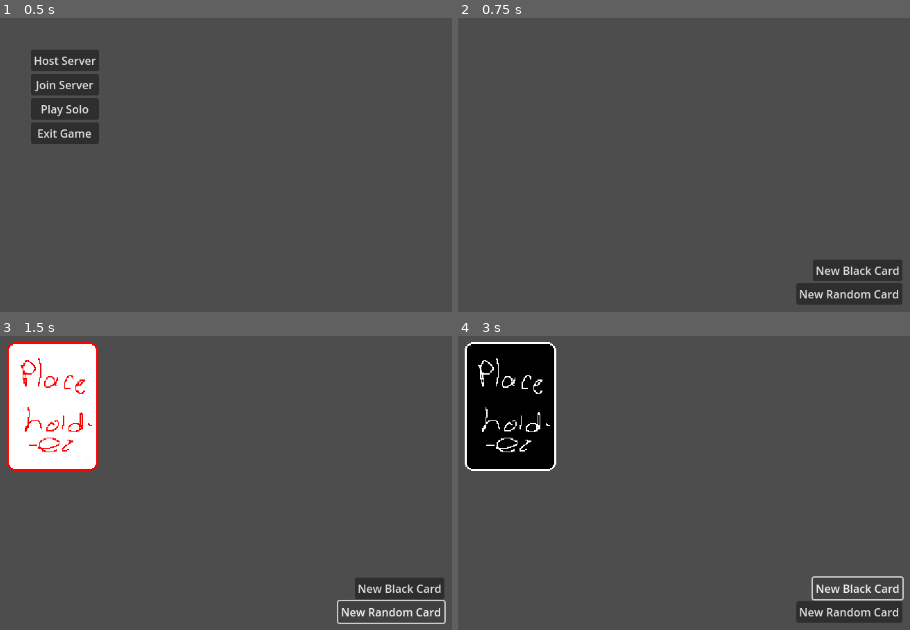
Above: before the commit, frames 1-4 (two rows, left to right).
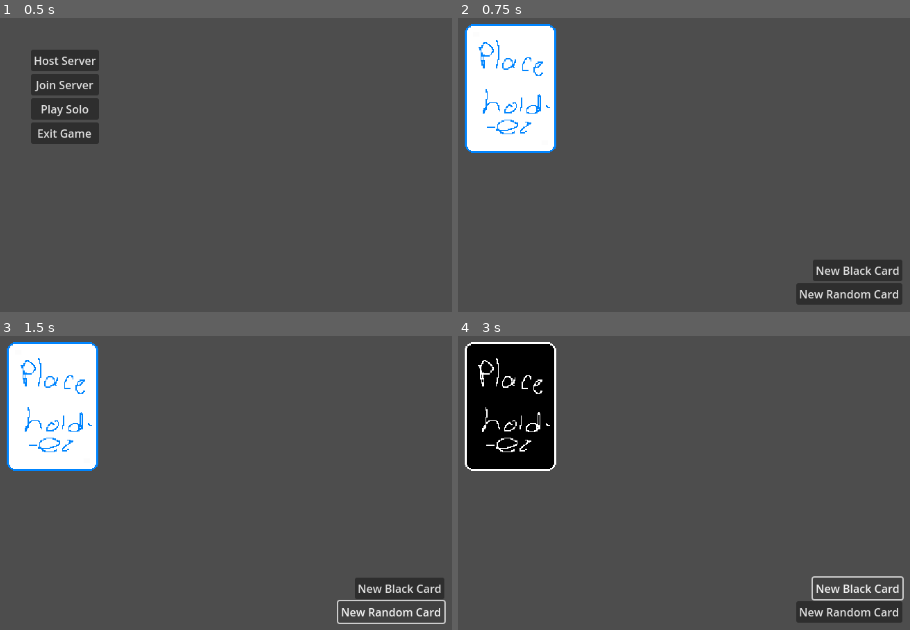
Above: after the commit, the same moments.

Repository: PathToEmpathy/Path-to-Empathy
Game: Godot game, scene res://NODE/main.tscn
Two runs of this game, one before a commit and one after it. Both use one fixed random seed, a clock stepped at 60 frames per second and the inputs below.
Inputs:
- Up to frame 1 (0.5 s): no input
- Up to frame 2 (0.75 s): click "Play Solo" at 0.5 s
- Up to frame 3 (1.5 s): click "New Random Card" at 1.25 s
- Up to frame 4 (3 s): click "New Random Card" at 2 s; click "New Black Card" at 2.75 s

Frame 1 is identical in both runs. In frame 2, 9.0% of the frame differs, in the area x 1-22%, y 2-46%; in frame 3, 1.5%; in frame 4, less than 0.1%.

Commit message:
Changed the card adding script to instanciate a packeged scene instead of making everyting new in the code

Diff:
--- /dev/null
+++ b/NODE/TableScene/card_base.tscn
@@ -0,0 +1,14 @@
+[gd_scene load_steps=3 format=3 uid="uid://bh0bec27jggg2"]
+
+[ext_resource type="Texture2D" uid="uid://dfci41j1m5ufo" path="res://Assets/PtE_Placeholders.png" id="1_5pdi3"]
+
+[sub_resource type="AtlasTexture" id="AtlasTexture_ooie7"]
+atlas = ExtResource("1_5pdi3")
+region = Rect2(0, 0, 88, 124)
+
+[node name="CardBase" type="Node2D"]
+scale = Vector2(1.5, 1.5)
+
+[node name="Sprite2D" type="Sprite2D" parent="."]
+texture_filter = 1
+texture = SubResource("AtlasTexture_ooie7")
--- a/NODE/TableScene/table_scene.tscn
+++ b/NODE/TableScene/table_scene.tscn
@@ -1,6 +1,7 @@
-[gd_scene load_steps=2 format=3 uid="uid://cdakrh2n32lne"]
+[gd_scene load_steps=3 format=3 uid="uid://cdakrh2n32lne"]
 
 [ext_resource type="Script" path="res://Script/card_spawner.gd" id="1_at4dj"]
+[ext_resource type="Script" path="res://Script/player_hand.gd" id="2_pk5cj"]
 
 [node name="TableScene" type="Node2D"]
 
@@ -8,6 +9,9 @@
 
 [node name="CardSpawner" type="Node" parent="."]
 script = ExtResource("1_at4dj")
+
+[node name="PlayerHand" type="Node" parent="."]
+script = ExtResource("2_pk5cj")
 
 [node name="NewCardButton" type="Button" parent="."]
 offset_left = 412.0
@@ -23,5 +27,7 @@
 offset_bottom = 278.0
 text = "New Black Card"
 
+[connection signal="request" from="PlayerHand" to="CardSpawner" method="_on_player_hand_request"]
+[connection signal="tree_entered" from="PlayerHand" to="PlayerHand" method="_on_tree_entered"]
 [connection signal="pressed" from="NewCardButton" to="CardSpawner" method="_on_new_card_button_pressed"]
 [connection signal="pressed" from="NewBlackCardButton" to="CardSpawner" method="_on_new_black_card_button_pressed"]
--- a/SCRIPT/card_spawner.gd
+++ b/SCRIPT/card_spawner.gd
@@ -1,31 +1,38 @@
 extends Node
 
-func new_base() -> Sprite2D:
-	var sprite: Sprite2D = Sprite2D.new()
-	sprite.texture = AtlasTexture.new()
-	sprite.texture.atlas = load("res://Assets/PtE_Placeholders.png")
-	sprite.texture_filter = 1
-	sprite.scale = Vector2(1.5,1.5)
-	return sprite
+var card_base = preload("res://Node/TableScene/card_base.tscn")
 
-func _on_new_card_button_pressed() -> void:
-	var card: Node2D = Node2D.new()
-	var sprite: Sprite2D = new_base()
+# Spanws a random blue or red card, based on a random number
+func spawn_random_card() -> void:
+	var card = card_base.instantiate()
+	var sprite = card.get_child(0)
 
+	# Generate a random number and decide card color accordingly
 	var num: int = randi() % 100
-	if num > 20:
+	# Percentage change of the new card being red
+	var threshold: int = 20
+
+	if num > threshold:
 		sprite.texture.region = Rect2(0, 0, 88, 124)
 	else:
 		sprite.texture.region = Rect2(88, 0, 88, 124)
 
-	card.add_child(sprite)
-	add_child.call_deferred(card)
+	# Add the sprite to the card node and the card node to the scene
+	get_node("/root/TableScene/PlayerHand").add_child(card)
 
-
-func _on_new_black_card_button_pressed() -> void:
-	var card: Node2D = Node2D.new()
-	var sprite: Sprite2D = new_base()
+func spawn_black_card() -> void:
+	var card = card_base.instantiate()
+	var sprite = card.get_child(0)
 
 	sprite.texture.region = Rect2(176, 0, 88, 124)
-	card.add_child(sprite)
-	add_child.call_deferred(card)
+	get_node("/root/TableScene/PlayerHand").add_child(card)
+
+# These are signals that need to spawn a card
+func _on_new_card_button_pressed() -> void:
+	spawn_random_card()
+func _on_new_black_card_button_pressed() -> void:
+	spawn_black_card()
+func _on_player_hand_request() -> void:
+	add_child(card_base.instantiate())
+
+#TODO add abilty to spawn in either the hand or the field
--- /dev/null
+++ b/SCRIPT/player_hand.gd
@@ -0,0 +1,9 @@
+extends Node
+signal request
+
+#TODO make sure cards back up to 5 when exiting the dialogue scene
+
+func _on_tree_entered() -> void:
+	for i in clamp(5 - get_child_count(), 0, 5):
+		request.emit()
+		print("Requesting initial card")
